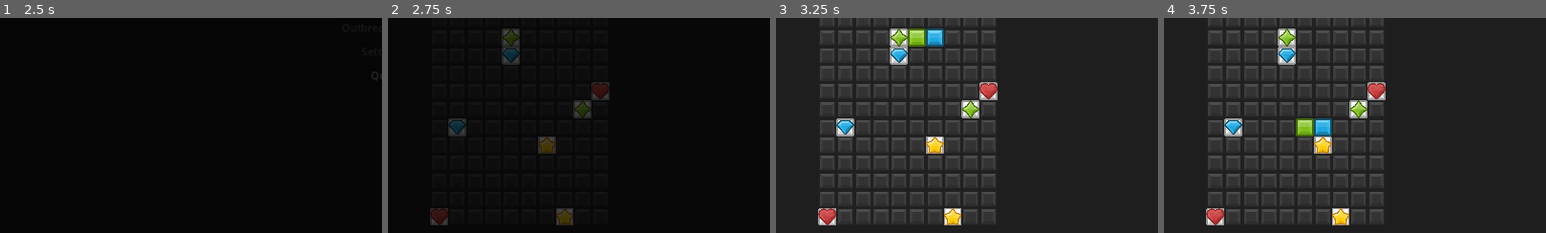
Above: before the commit, frames 1-4 (left to right).
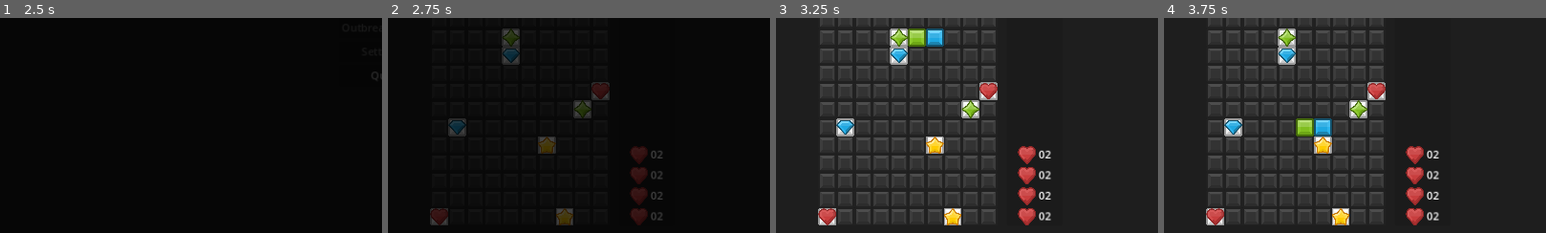
Above: after the commit, the same moments.

Repository: Akaihana/PuzzleProject
Game: Godot game, scene res://Scenes/main_menu.tscn
Same seed, same stepped clock (60 frames per second), same inputs: the game is played once before the commit and once after it.
Inputs:
- Up to frame 1 (2.5 s): click "Arcade Mode" at 0.5 s; click "Arcade Mode" at 1.25 s; tap Enter at 2 s; hold D (right) from 2.03 s (still down)
- Up to frame 2 (2.75 s): keep holding D (right)
- Up to frame 3 (3.25 s): release D (right) at 2.78 s; hold S (down) from 2.78 s (still down)
- Up to frame 4 (3.75 s): release S (down) at 3.53 s; hold D (right) from 3.53 s (still down)
The pictures show only the part of the screen within x 0-50%, y 45-95%; the shares and areas given below are measured in that part.

Frame 1 is identical in both runs. In frame 2, 1.3% of the frame differs, in the area x 63-72%, y 59-97%; in frame 3, 1.5%; in frame 4, 1.5%.

Commit message:
Working on Info Display

Diff:
--- /dev/null
+++ b/Scenes/info_display.tscn
@@ -0,0 +1,78 @@
+[gd_scene load_steps=2 format=3 uid="uid://b6eaxj1uraiv0"]
+
+[ext_resource type="Texture2D" uid="uid://6pxkrf36hklp" path="res://Assets/Sprites/Viruses/tileRed_48.png" id="1_gpcae"]
+
+[node name="InfoDisplay" type="Panel"]
+custom_minimum_size = Vector2(84, 540)
+offset_left = 270.0
+offset_right = 310.0
+offset_bottom = 40.0
+
+[node name="VBoxContainer" type="VBoxContainer" parent="."]
+layout_mode = 1
+anchors_preset = 7
+anchor_left = 0.5
+anchor_top = 1.0
+anchor_right = 0.5
+anchor_bottom = 1.0
+offset_left = -25.0
+offset_top = -120.0
+offset_right = 25.0
+grow_horizontal = 2
+grow_vertical = 0
+
+[node name="HBoxContainer" type="HBoxContainer" parent="VBoxContainer"]
+layout_mode = 2
+size_flags_horizontal = 4
+
+[node name="TextureRect" type="TextureRect" parent="VBoxContainer/HBoxContainer"]
+custom_minimum_size = Vector2(27, 27)
+layout_mode = 2
+texture = ExtResource("1_gpcae")
+expand_mode = 1
+
+[node name="Label" type="Label" parent="VBoxContainer/HBoxContainer"]
+layout_mode = 2
+text = "02"
+
+[node name="HBoxContainer2" type="HBoxContainer" parent="VBoxContainer"]
+layout_mode = 2
+size_flags_horizontal = 4
+
+[node name="TextureRect" type="TextureRect" parent="VBoxContainer/HBoxContainer2"]
+custom_minimum_size = Vector2(27, 27)
+layout_mode = 2
+texture = ExtResource("1_gpcae")
+expand_mode = 1
+
+[node name="Label" type="Label" parent="VBoxContainer/HBoxContainer2"]
+layout_mode = 2
+text = "02"
+
+[node name="HBoxContainer3" type="HBoxContainer" parent="VBoxContainer"]
+layout_mode = 2
+size_flags_horizontal = 4
+
+[node name="TextureRect" type="TextureRect" parent="VBoxContainer/HBoxContainer3"]
+custom_minimum_size = Vector2(27, 27)
+layout_mode = 2
+texture = ExtResource("1_gpcae")
+expand_mode = 1
+
+[node name="Label" type="Label" parent="VBoxContainer/HBoxContainer3"]
+layout_mode = 2
+text = "02"
+
+[node name="HBoxContainer4" type="HBoxContainer" parent="VBoxContainer"]
+layout_mode = 2
+size_flags_horizontal = 4
+
+[node name="TextureRect" type="TextureRect" parent="VBoxContainer/HBoxContainer4"]
+custom_minimum_size = Vector2(27, 27)
+layout_mode = 2
+texture = ExtResource("1_gpcae")
+expand_mode = 1
+
+[node name="Label" type="Label" parent="VBoxContainer/HBoxContainer4"]
+layout_mode = 2
+text = "02"
--- a/Scenes/main.tscn
+++ b/Scenes/main.tscn
@@ -10,6 +10,7 @@
 [ext_resource type="Texture2D" uid="uid://cifupq4npmacr" path="res://Assets/Sprites/Grid/tileBlack_27.png" id="3_sl41j"]
 [ext_resource type="Script" path="res://Scripts/corrupted_gem_spawner.gd" id="5_fntxq"]
 [ext_resource type="Texture2D" uid="uid://7hhpigcjv3jt" path="res://Assets/Sprites/Viruses/tileGrey_39.png" id="6_ckbq1"]
+[ext_resource type="PackedScene" uid="uid://b6eaxj1uraiv0" path="res://Scenes/info_display.tscn" id="9_danry"]
 
 [node name="Main" type="Node2D"]
 
@@ -66,6 +67,11 @@
 scale = Vector2(0.25, 0.25)
 texture = ExtResource("6_ckbq1")
 
+[node name="InfoDisplay" parent="Grid" instance=ExtResource("9_danry")]
+offset_left = 283.5
+offset_right = 367.5
+offset_bottom = 540.0
+
 [node name="GemSpawner" type="Node2D" parent="."]
 script = ExtResource("2_jqgu4")
 
Not shown: 1 places in Scenes/main.tscn that only renumber resources
